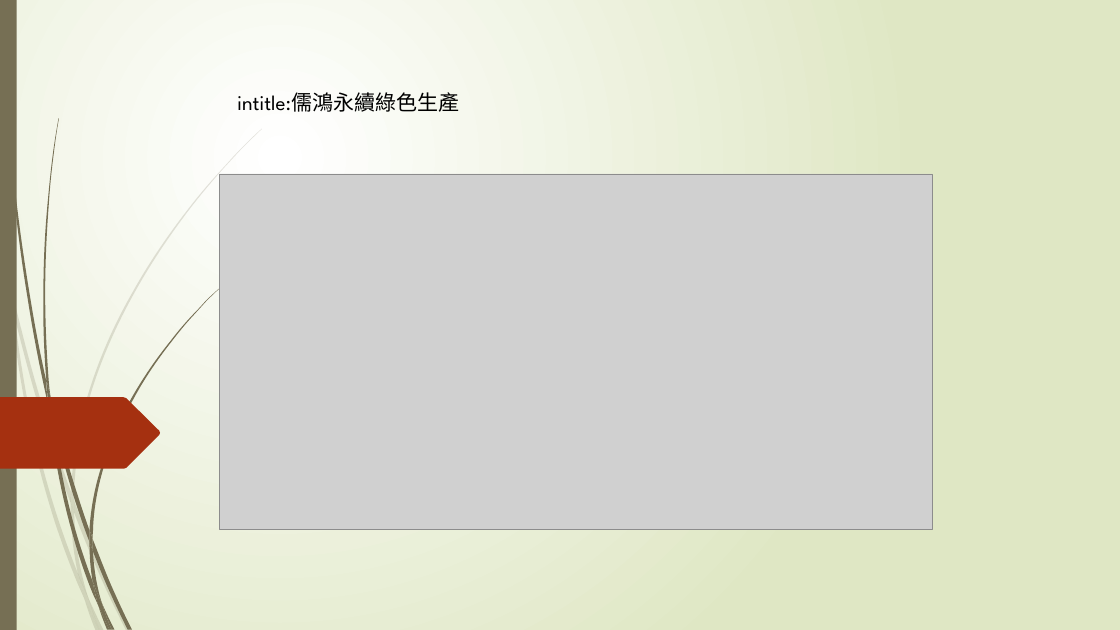
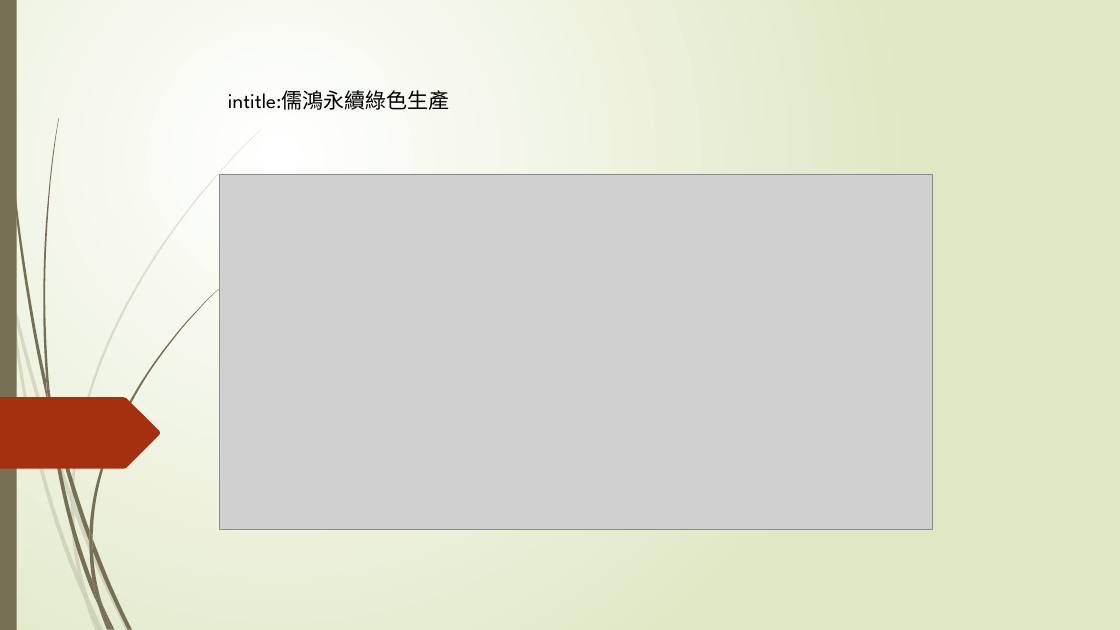
Before and after one commit to Evan1113/textile, a slide deck: slide 1 of 簡報2.pptx. Drawn at 1120x630 pixels with LibreOffice and Linux fonts; fonts in the diff are those of the drawing; grey boxes stand for pictures. Boxes give left, top, right and bottom in pixels: in the first picture for what was removed or moved away, otherwise in the second. Text is boxed around its words. In the diff, an @@ line names an element or a change of style, - is before the commit and + after.

```diff
--- a/簡報2.pptx
+++ b/簡報2.pptx
@@ text "intitle:儒鴻永續綠色生產": place and size @@
-text "intitle:儒鴻永續綠色生產" at box(237, 92, 459, 112)
+text "intitle:儒鴻永續綠色生產" at box(228, 90, 450, 110)
```
Also in this commit, not shown: 1 other slide changed, 2 other files.
